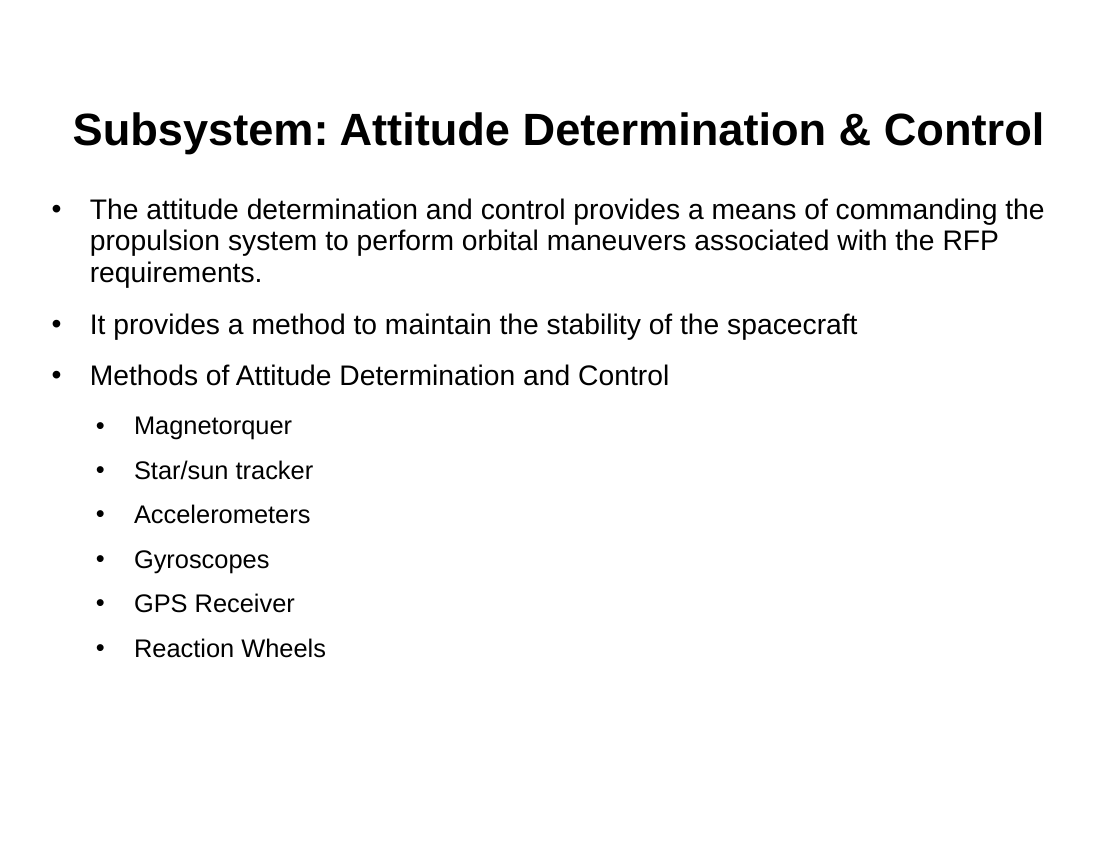
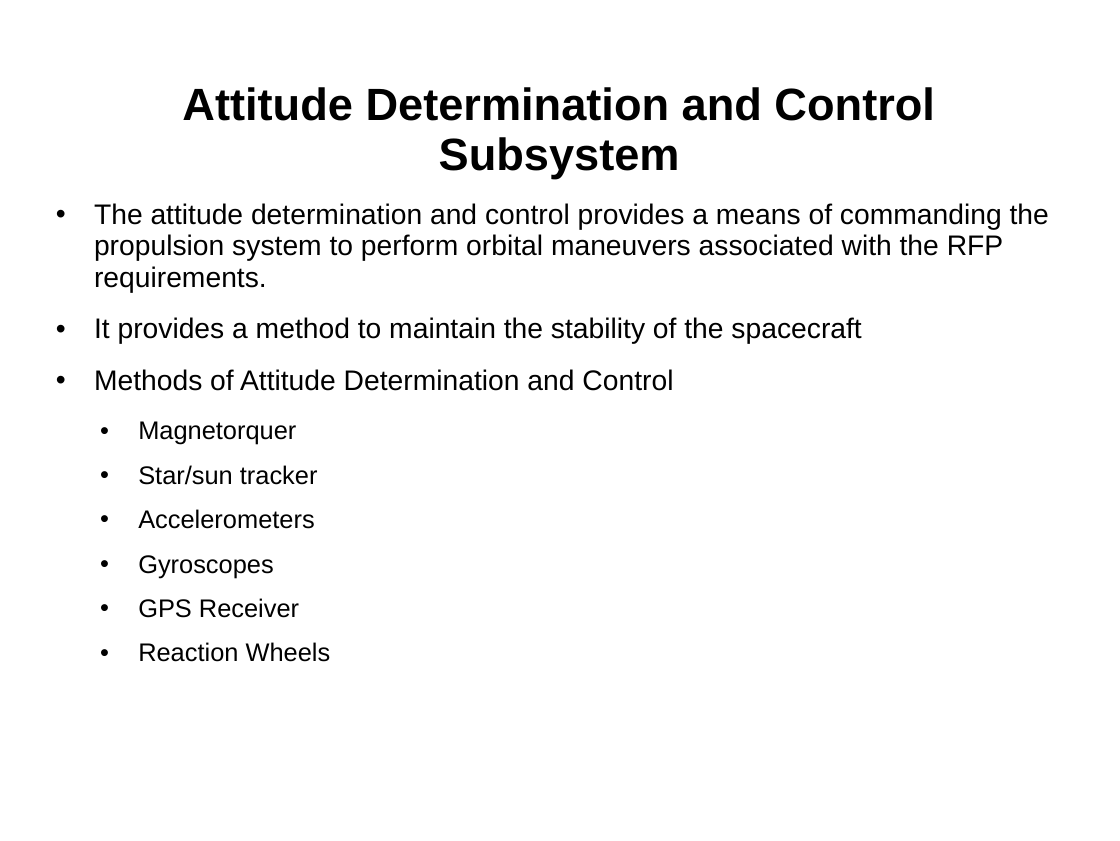
Before and after one commit to RascalSeniorDesign/Preliminary-Design, a slide deck: slide 26 of CMQA/Presentations/First-Semester-Presentation (Internal Use Only).ppt (slide 22 before the commit). Drawn at 1120x841 pixels with LibreOffice and Linux fonts; fonts in the diff are those of the drawing; background and template pictures are left out. Boxes give left, top, right and bottom in pixels: in the first picture for what was removed or moved away, otherwise in the second. Text is boxed around its words. In the diff, an @@ line names an element or a change of style, - is before the commit and + after.

```diff
--- a/CMQA/Presentations/First-Semester-Presentation (Internal Use Only).ppt
+++ b/CMQA/Presentations/First-Semester-Presentation (Internal Use Only).ppt
@@ title at [182,87,934,179]: text changed @@
-Subsystem: Attitude Determination & Control
+Attitude Determination and Control Subsystem
@@ text "The attitude determination and control ...": place and size @@
-text "The attitude determination and control ..." at [90,198,1044,658]
+text "The attitude determination and control ..." at [94,203,1049,662]
```
Also in this commit, not shown: 23 other slides changed, 6 slides added, 3 slides removed.
